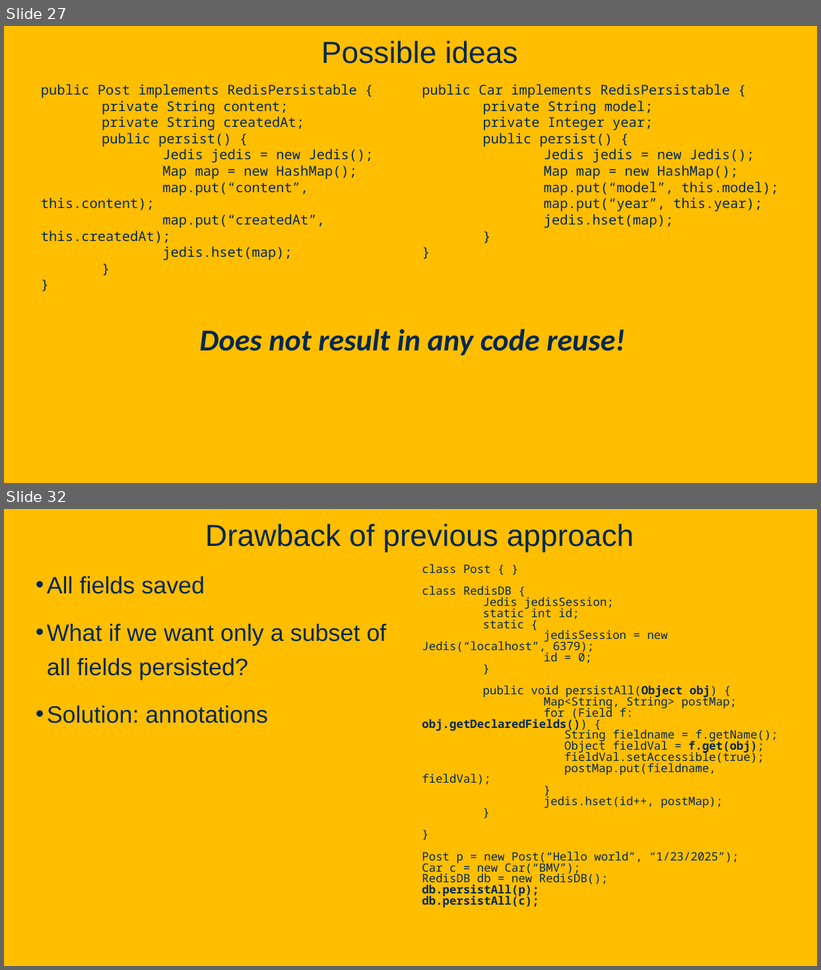
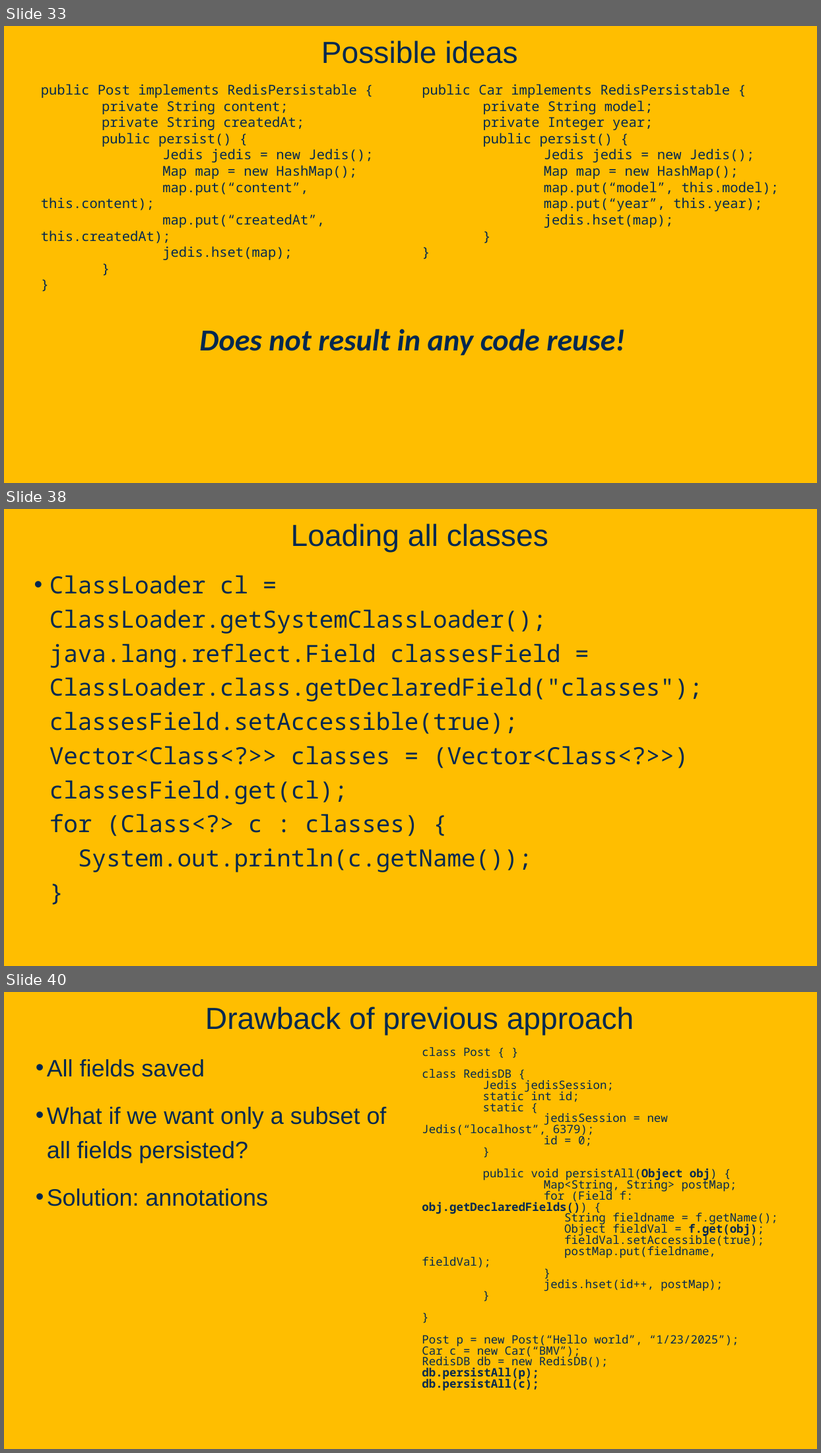
Before and after one commit to davsec-teaching/ecs160-f25, a slide deck: slides/5_annotations_and_reflection.pptx. Shown one above the other, each under a label of ours: slides 27 and 32 before the commit, slides 33, 38 and 40 after it; the slides between them are not shown. The pictures are 821x970 and 821x1453 pixels, drawn with LibreOffice and Linux fonts; fonts in the diff are those of the drawing; background and template pictures are left out. Boxes give left, top, right and bottom in pixels: in the first picture for what was removed or moved away, otherwise in the second. Text is boxed around its words. In the diff, an @@ line names an element or a change of style, - is before the commit and + after.

```diff
--- a/slides/5_annotations_and_reflection.pptx
+++ b/slides/5_annotations_and_reflection.pptx
@@ slide 38 added at [4, 509, 817, 966], background picture (left out) @@
@@ title added at [291, 524, 548, 553], 36 pt, text #022850 @@
+Loading all classes
@@ text added at [50, 575, 703, 873], 28 pt, text #022850 @@
+• ClassLoader cl = ClassLoader.getSystemClassLoader();
+  java.lang.reflect.Field classesField = ClassLoader.class.getDeclaredField("classes");
+  classesField.setAccessible(true);
+  Vector<Class<?>> classes = (Vector<Class<?>>) classesField.get(cl);
+  for (Class<?> c : classes) {
+  System.out.println(c.getName());
+  }
@@ what was slide 27 is now slide 33 @@
@@ what was slide 32 is now slide 40 @@
```
Also in this commit, not shown: 11 slides changed, 8 other slides added, 1 slide removed.
